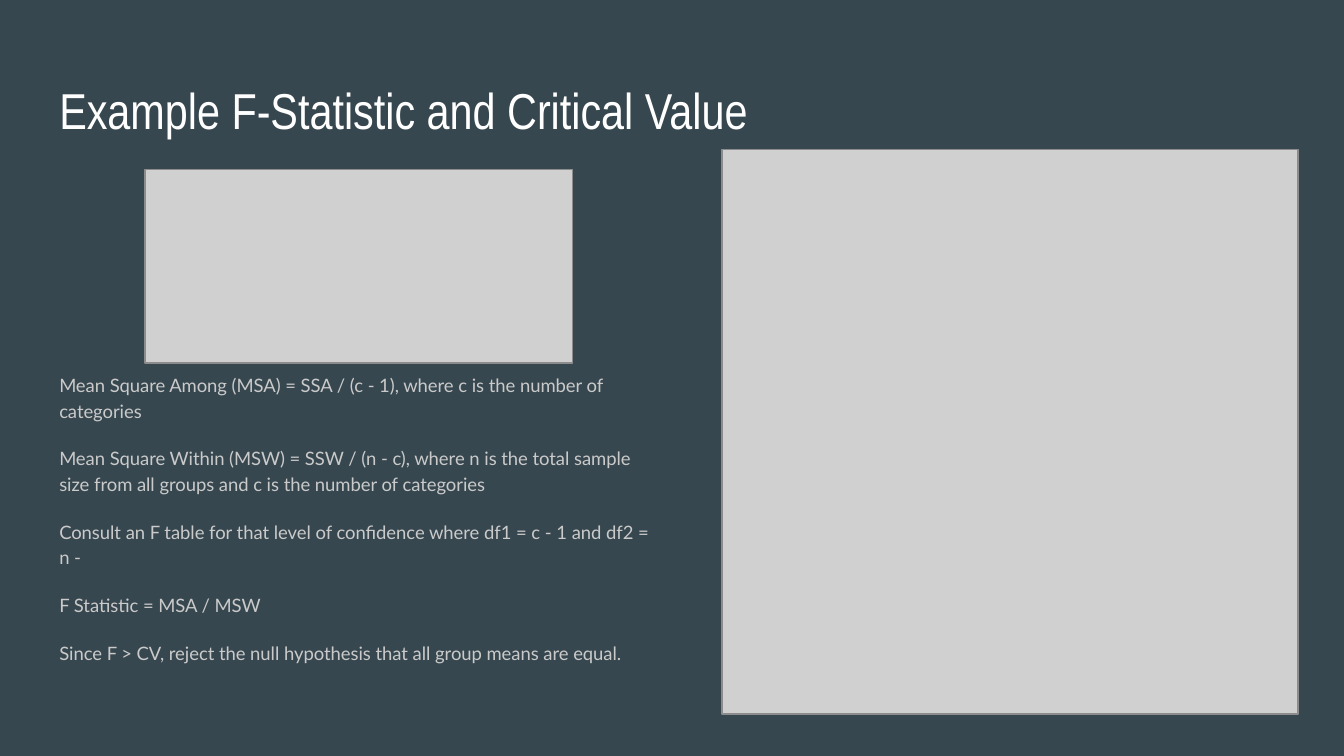
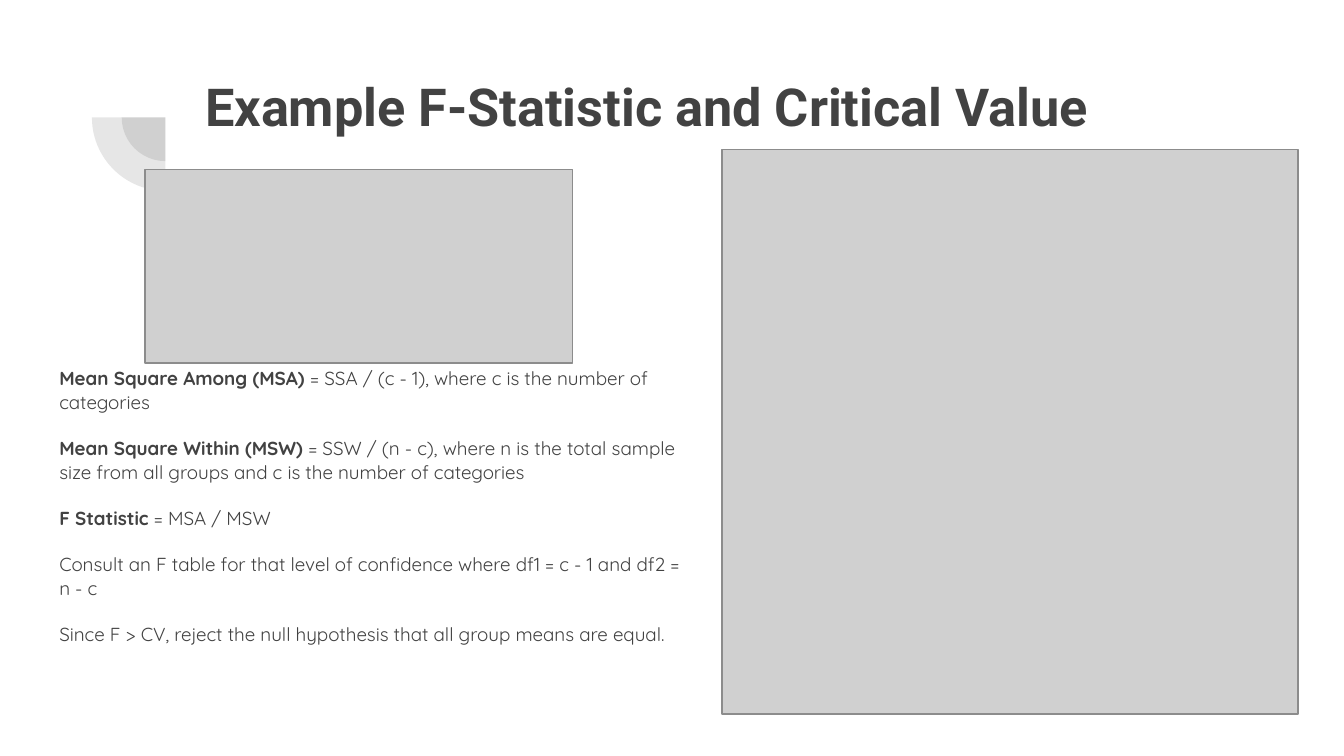
Before and after one commit to rjwrobel86/Python4Statistics, a slide deck: slide 13 of Stuff For Class/Slides/ANOVA.pptx (slide 11 before the commit). Drawn at 1344x756 pixels with LibreOffice and Linux fonts; fonts in the diff are those of the drawing; grey boxes stand for pictures. Boxes give left, top, right and bottom in pixels: in the first picture for what was removed or moved away, otherwise in the second. Text is boxed around its words. In the diff, an @@ line names an element or a change of style, - is before the commit and + after.

```diff
--- a/Stuff For Class/Slides/ANOVA.pptx
+++ b/Stuff For Class/Slides/ANOVA.pptx
@@ background #37474F to #FFFFFF @@
@@ pie slice (boxed as its full ellipse) added at [91, 44, 238, 191], fill #424242 at 13% opacity @@
@@ pie slice (boxed as its full ellipse) added at [122, 74, 210, 161], fill #424242 at 13% opacity @@
@@ title "Example F-Statistic and Critical Value": place and size @@
-title "Example F-Statistic and Critical Value" at [59, 92, 748, 139]
+title "Example F-Statistic and Critical Value" at [205, 87, 1087, 137]
@@ title "Example F-Statistic and Critical Value" at [205, 87, 1087, 137]: size 27 to 28 pt, font Arial Narrow to Roboto, text colour #FFFFFF to #424242, bold on @@
@@ text at [59, 371, 675, 645]: size 9.9 to 10.1 pt, font Lato to Quicksand, text colour #CACACA to #424242 in "Mean Square Among (MSA) = SSA / ...", "Mean Square Within (MSW) = SSW / ...", "F Statistic = MSA / MSW", "Since F > CV, reject the null ..."; bold on in "Mean Square Among (MSA)", "Mean Square Within (MSW)", "F Statistic"; line spacing 1.15 to 1.05 @@
@@ text at [59, 525, 633, 564]: paragraph removed @@
-Consult an F table for that level of confidence where df1 = c - 1 and df2 = n -
@@ text at [59, 557, 666, 595]: paragraph added @@
+Consult an F table for that level of confidence where df1 = c - 1 and df2 = n - c
```
Also in this commit, not shown: 10 other slides changed, 8 slides added, 4 slides removed, 25 other files.
